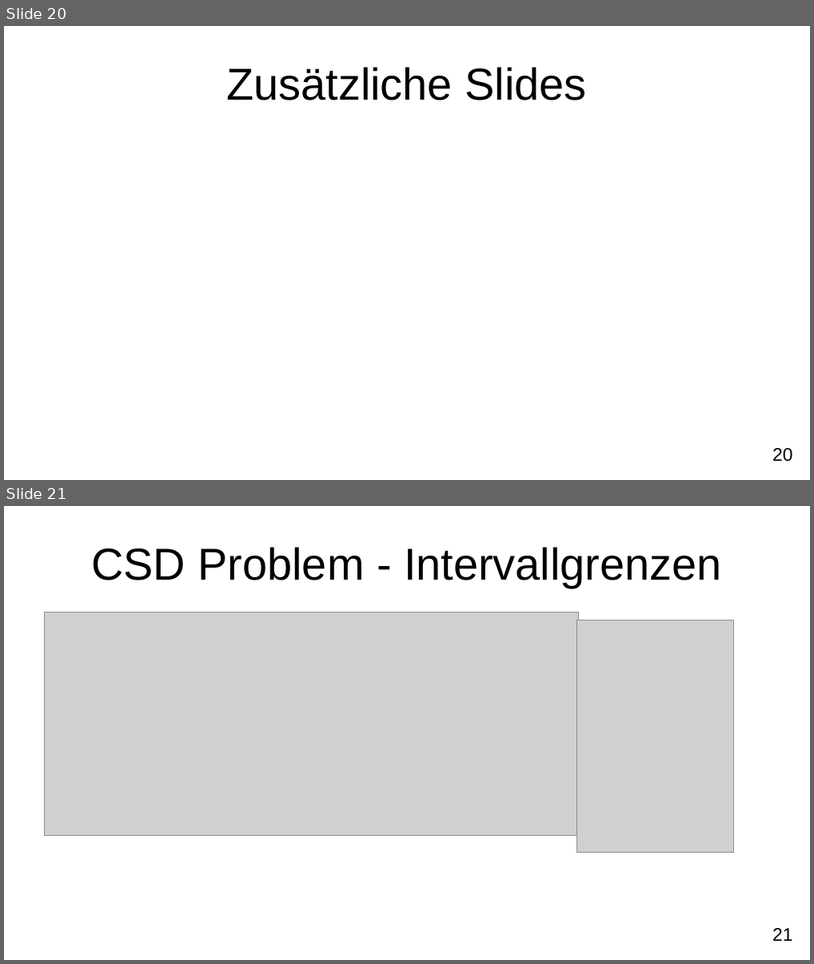
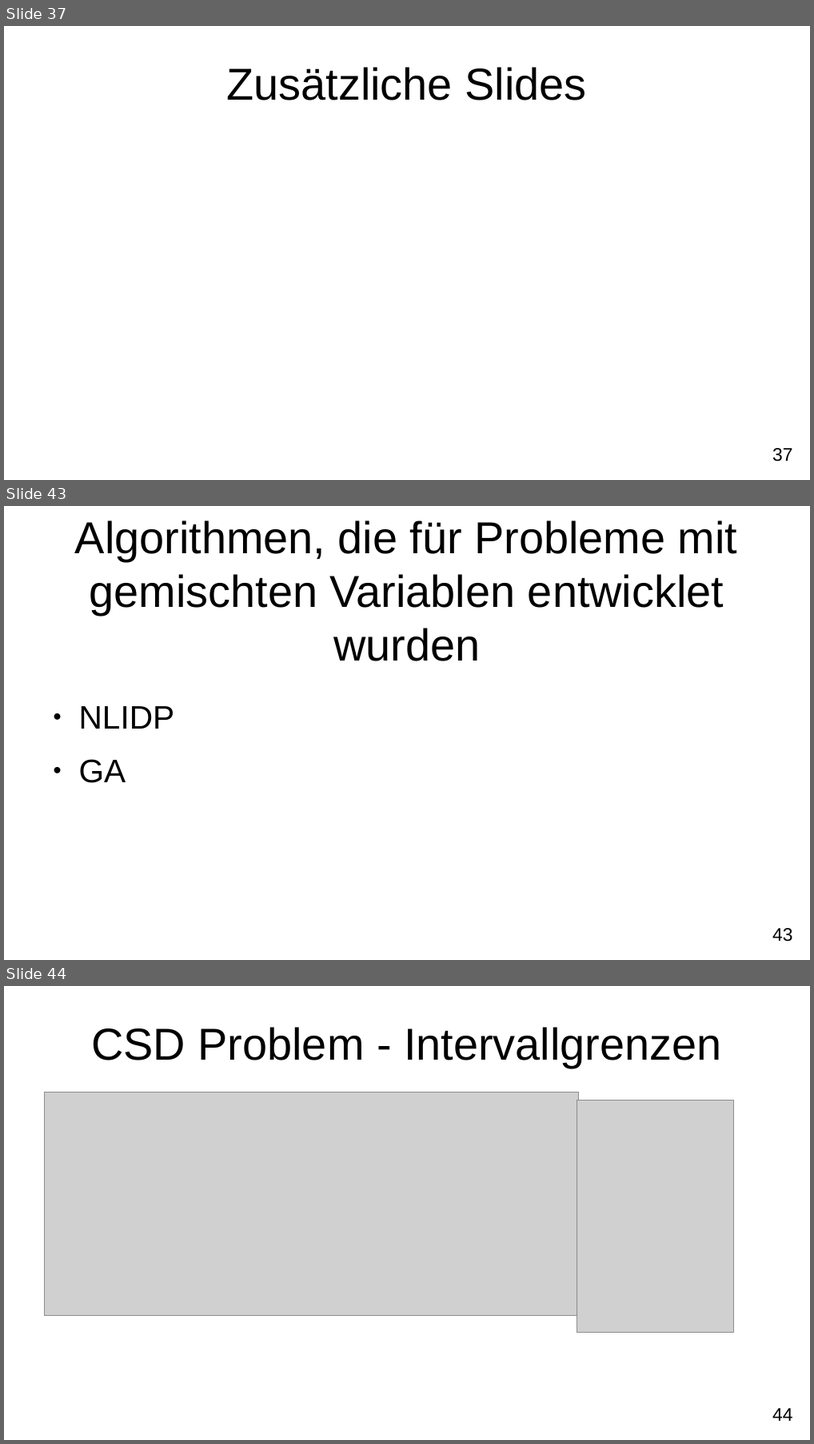
Before and after one commit to FXJackAll/Masterarbeit_Code, a slide deck: Masterarbeit_Verteidigung/Masterarbeit_Verteidigung.odp. Shown one above the other, each under a label of ours: slides 20 and 21 before the commit, slides 37, 43 and 44 after it; the slides between them are not shown. The pictures are 814x964 and 814x1444 pixels, drawn with LibreOffice and Linux fonts; fonts in the diff are those of the drawing; grey boxes stand for pictures; background and template pictures are left out. Boxes give left, top, right and bottom in pixels: in the first picture for what was removed or moved away, otherwise in the second. Text is boxed around its words. In the diff, an @@ line names an element or a change of style, - is before the commit and + after.

```diff
--- a/Masterarbeit_Verteidigung/Masterarbeit_Verteidigung.odp
+++ b/Masterarbeit_Verteidigung/Masterarbeit_Verteidigung.odp
@@ slide 43 added at [4, 506, 810, 960], background #FFFFFF; not listed: 1 template element that a slide beside it also shows @@
@@ title added at [75, 520, 738, 661], 44 pt, text #000000 @@
+Algorithmen, die für Probleme mit gemischten Variablen entwicklet wurden
@@ text added at [79, 706, 175, 783], 32 pt, text #000000 @@
+● NLIDP
+● GA
@@ what was slide 20 is now slide 37 @@
@@ page number at [773, 448, 793, 461]: text changed @@
-20
+37
@@ what was slide 21 is now slide 44 @@
@@ page number at [773, 1408, 793, 1420]: text changed @@
-21
+44
```
Also in this commit, not shown: 3 slides changed, 22 other slides added, 7 other files.
